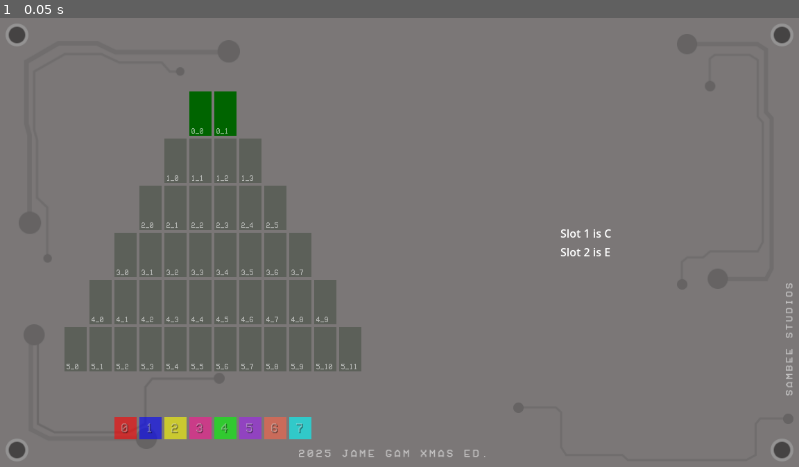
Above: before the commit, frame 1.
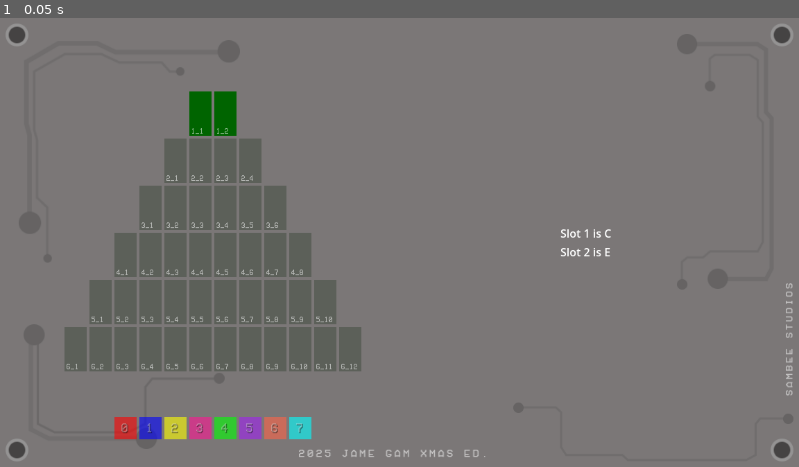
Above: after the commit, the same moment.

Repository: Samiser/christmas-tree-decorator
Game: Godot game, scene res://tree.tscn
Same seed, same stepped clock (60 frames per second), same inputs: the game is played once before the commit and once after it. The project has no main scene, so this scene is started directly.
Inputs:
- Up to frame 1 (0.05 s): no input

The runs differ from the first frame. In frame 1, 0.3% of the frame differs, in the area x 8-45%, y 24-79%.

Commit message:
fixed index numbers being off

Diff:
--- a/tree.gd
+++ b/tree.gd
@@ -41,7 +41,7 @@
 			tile.main_tree = self
 			tile.level_index = level_index
 			tile.decoration.main_tree = self
-			tile.num_label.text = str(level_index) + "_" + str(tile_index)
+			tile.num_label.text = str(level_index + 1) + "_" + str(tile_index + 1)
 			tile.tile_changed.connect(_on_tile_changed)
 			level_change.connect(tile.level_change)
 			$SequencePlayer.note_played.connect(tile.decoration.light_decoration)
